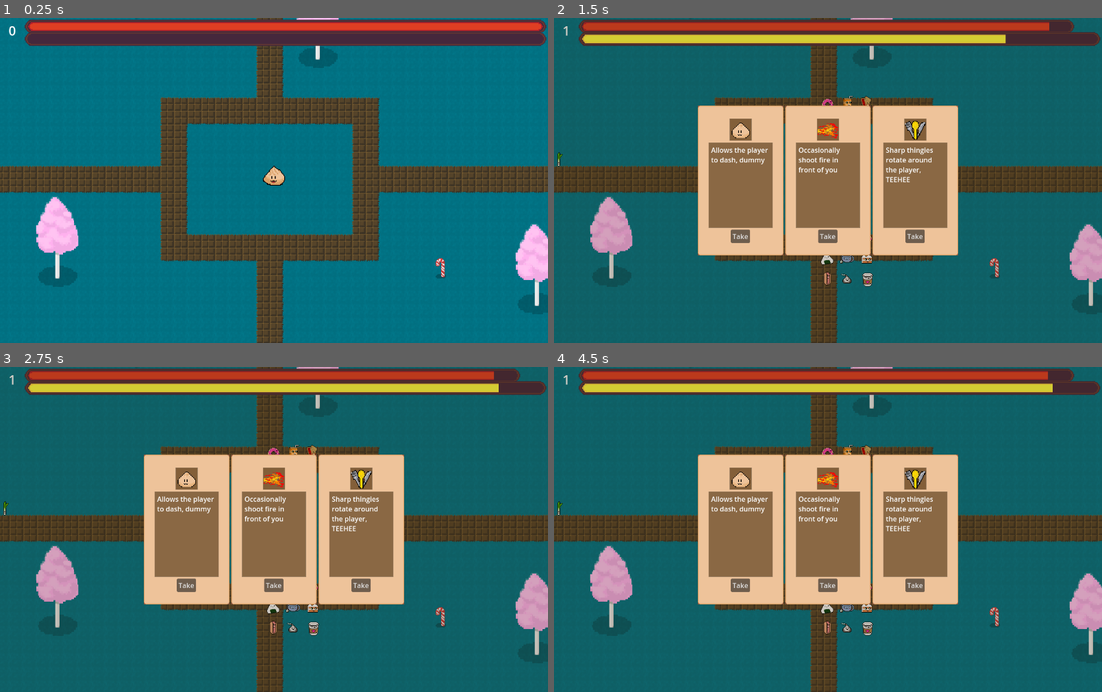
Above: before the commit, frames 1-4 (two rows, left to right).
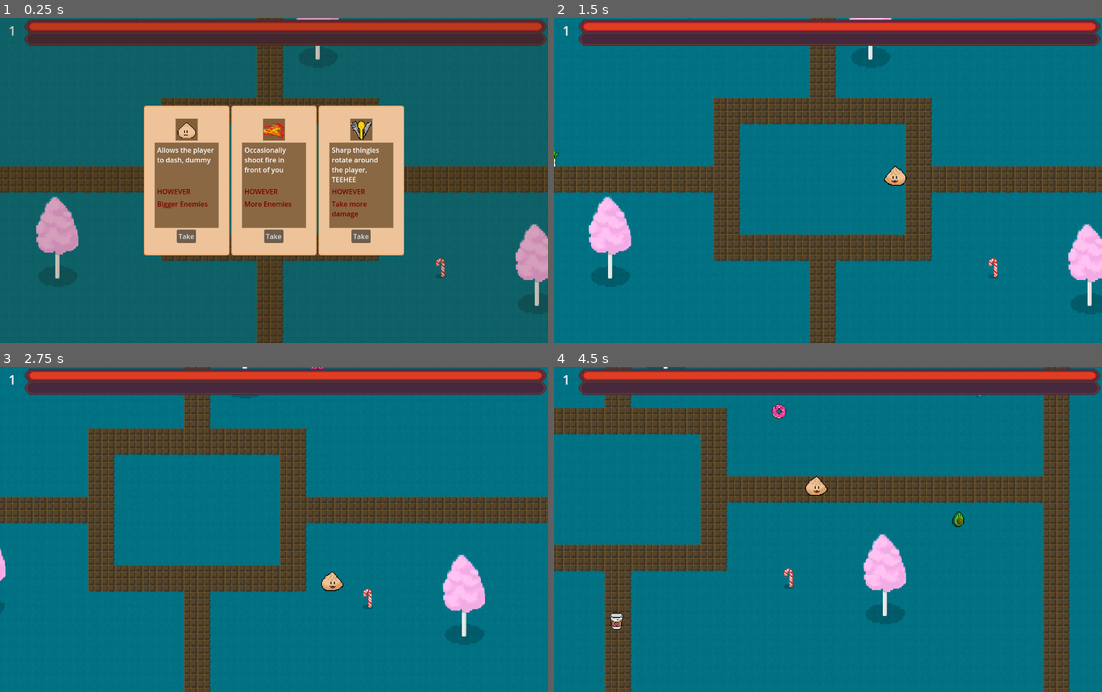
Above: after the commit, the same moments.

Repository: SteamedKoko/Gluttony
Game: Godot game, scene res://scenes/arena/arena.tscn
The game is run twice, just before and just after one commit, with the same random seed, the same clock (stepped at 60 frames per second) and the same inputs.
Inputs (mouse positions are in pixels of both pictures, inside the frame that each line leads up to):
- Up to frame 1 (0.25 s): no input
- Up to frame 2 (1.5 s): click (740, 235) at 0.5 s, where only the run after the commit has a clickable "Take"; hold F (right) from 1.28 s (still down); hold J (dash) from 1.28 s (still down)
- Up to frame 3 (2.75 s): release F (right) at 2.03 s; release J (dash) at 2.03 s; hold Down (down) from 2.03 s (still down); tap J (dash) at 2.1 s
- Up to frame 4 (4.5 s): release Down (down) at 2.78 s; hold F (right) 2.78-3.53 s; hold J (dash) 2.78-3.53 s; hold Up (up) 3.53-4.28 s; tap J (dash) at 3.6 s; hold S (left) from 4.28 s (still down); hold J (dash) from 4.28 s (still down)

The runs differ from the first frame. In frame 1, 85% of the frame differs, in the area x 0-100%, y 0-100%; in frame 2, 87%; in frame 3, 90%; in frame 4, 93%.

Commit message:
feat: buncha detriments

Diff:
--- a/components/hurt_box/hurt_box.gd
+++ b/components/hurt_box/hurt_box.gd
@@ -9,14 +9,16 @@
 signal took_damage(dmg)
 signal got_knocked_back(knockback)
 
+var damage_multiplyer: float = 1
+
 var is_invul: bool = false
 
 func try_receive_damage(damage: int, knockback: float) -> bool:
 	if is_invul:
 		return false
 
-	health.take_health(damage)
-	took_damage.emit(damage)
+	health.take_health(damage * damage_multiplyer)
+	took_damage.emit(damage * damage_multiplyer)
 
 	if knockback > 0:
 		got_knocked_back.emit(knockback)
@@ -34,8 +36,8 @@
 	damage_source_dictionary[key] = 0
 	var dmg_timer: SceneTreeTimer = get_tree().create_timer(dmg_cooldown)
 	dmg_timer.timeout.connect(remove_damage_timeout.bind(key))
-	health.take_health(damage)
-	took_damage.emit(damage)
+	health.take_health(damage * damage_multiplyer)
+	took_damage.emit(damage * damage_multiplyer)
 
 	if knockback > 0:
 		got_knocked_back.emit(knockback)
--- a/entities/monsters/base_monster.gd
+++ b/entities/monsters/base_monster.gd
@@ -1,20 +1,22 @@
 class_name BaseMonster
 extends CharacterBody2D
 
+static var default_scale: float = 1
+static var move_speed: float = 100
 
 @export var push_strength = 800
-@export var move_speed: float = 100
 @export var acceleration: float = 300
+@export var _exp_value: float = 10
 
 @onready var player = get_tree().get_first_node_in_group("player")
 @onready var soft_collision = $SoftCollision
 @onready var health: Health = $Health
 
 var move_speed_mult: float = 2
-var _exp_value: float = 10
 
 func _ready() -> void:
 	health.health_depleted.connect(perish)
+	scale =  default_scale * Vector2.ONE
 
 
 func _physics_process(_delta: float) -> void:
@@ -26,7 +28,7 @@
 		var direction = (player.global_position - global_position).normalized()
 		velocity = velocity.move_toward(direction * move_speed, acceleration * delta)
 
-	if soft_collision.is_colliding():
+	if soft_collision and soft_collision.is_colliding():
 		velocity += soft_collision.get_push_vector() * delta * push_strength
 
 	velocity.x = clamp(velocity.x, -move_speed * move_speed_mult, move_speed * move_speed_mult)
--- /dev/null
+++ b/entities/monsters/boss_monster.gd
@@ -0,0 +1,11 @@
+class_name BossMonster
+extends BaseMonster
+
+signal boss_died
+
+func _ready() -> void:
+	$Health.health_depleted.connect(perish)
+
+func perish():
+	boss_died.emit()
+	super.perish()
--- a/entities/monsters/consumable_monster.tscn
+++ b/entities/monsters/consumable_monster.tscn
@@ -27,7 +27,7 @@
 
 [node name="Attack" parent="." instance=ExtResource("3_8t66q")]
 collision_mask = 8
-damage = 5.0
+damage = 1.0
 
 [node name="CollisionShape2D" type="CollisionShape2D" parent="Attack"]
 shape = SubResource("RectangleShape2D_8t66q")
--- a/entities/monsters/kok.tscn
+++ b/entities/monsters/kok.tscn
@@ -1,6 +1,6 @@
 [gd_scene load_steps=10 format=3 uid="uid://bgis38s4c5bfa"]
 
-[ext_resource type="Script" uid="uid://x5fi2j5raf16" path="res://entities/monsters/sudo.gd" id="1_4cky5"]
+[ext_resource type="Script" uid="uid://x5fi2j5raf16" path="res://entities/monsters/boss_monster.gd" id="1_4cky5"]
 [ext_resource type="PackedScene" uid="uid://cd07nhfaef5cy" path="res://components/attack/attack.tscn" id="2_jfqvj"]
 [ext_resource type="PackedScene" uid="uid://dtqtnwsjxg55d" path="res://components/health/health.tscn" id="4_8l20j"]
 [ext_resource type="PackedScene" uid="uid://cy0ic1sihaot4" path="res://components/hurt_box/hurt_box.tscn" id="5_nc03i"]
@@ -15,7 +15,7 @@
 [node name="Kok" type="CharacterBody2D"]
 collision_layer = 4
 script = ExtResource("1_4cky5")
-move_speed = 150.0
+_exp_value = 300.0
 metadata/_custom_type_script = "uid://chbsh6fscghxc"
 
 [node name="Attack" parent="." instance=ExtResource("2_jfqvj")]
@@ -29,7 +29,7 @@
 shape = SubResource("RectangleShape2D_4cky5")
 
 [node name="Health" parent="." instance=ExtResource("4_8l20j")]
-max_health = 5000
+max_health = 50000
 
 [node name="HurtBox" parent="." node_paths=PackedStringArray("health") instance=ExtResource("5_nc03i")]
 collision_layer = 4
@@ -42,6 +42,8 @@
 
 [node name="SoftCollision" parent="." instance=ExtResource("6_gu0wj")]
 position = Vector2(-2.585, 11.37)
+collision_layer = 32
+collision_mask = 32
 
 [node name="DamageDisplay" parent="." instance=ExtResource("7_figvn")]
 
--- a/entities/monsters/sudo.gd
+++ /dev/null
@@ -1 +0,0 @@
-extends BaseMonster
--- a/entities/monsters/sudo.tscn
+++ b/entities/monsters/sudo.tscn
@@ -1,6 +1,6 @@
 [gd_scene load_steps=15 format=3 uid="uid://dg6xoauw5o1go"]
 
-[ext_resource type="Script" uid="uid://x5fi2j5raf16" path="res://entities/monsters/sudo.gd" id="1_rmyym"]
+[ext_resource type="Script" uid="uid://x5fi2j5raf16" path="res://entities/monsters/boss_monster.gd" id="1_rmyym"]
 [ext_resource type="Texture2D" uid="uid://ctmw0pdf7rc5n" path="res://entities/monsters/sprites/haxe_sa_sprite_sheet.png" id="2_0kqjh"]
 [ext_resource type="PackedScene" uid="uid://cd07nhfaef5cy" path="res://components/attack/attack.tscn" id="2_m524b"]
 [ext_resource type="PackedScene" uid="uid://dtqtnwsjxg55d" path="res://components/health/health.tscn" id="4_fjo18"]
@@ -51,7 +51,6 @@
 [node name="Sudo" type="CharacterBody2D"]
 collision_layer = 4
 script = ExtResource("1_rmyym")
-move_speed = 150.0
 metadata/_custom_type_script = "uid://chbsh6fscghxc"
 
 [node name="Attack" parent="." instance=ExtResource("2_m524b")]
@@ -75,7 +74,7 @@
 shape = SubResource("CircleShape2D_m524b")
 
 [node name="Health" parent="." instance=ExtResource("4_fjo18")]
-max_health = 1000
+max_health = 5000
 
 [node name="HurtBox" parent="." node_paths=PackedStringArray("health") instance=ExtResource("5_ox11x")]
 collision_layer = 4
@@ -88,6 +87,8 @@
 
 [node name="SoftCollision" parent="." instance=ExtResource("6_ox11x")]
 position = Vector2(-17.15, 74.04)
+collision_layer = 32
+collision_mask = 32
 
 [node name="DamageDisplay" parent="." instance=ExtResource("7_30gfk")]
 position = Vector2(-16.565, -9.08)
--- a/entities/player/player.gd
+++ b/entities/player/player.gd
@@ -5,7 +5,7 @@
 @export var damage_modifier: float = 1
 @export var max_health_lost_per_level: int = 5
 
-@export var exp_per_level: float = 10
+@export var exp_per_level: int = 10
 @export var exp_scaling: float = 3
 
 
@@ -23,28 +23,33 @@
 signal leveled_up
 signal gained_exp
 
-var current_exp: float:
+var current_exp: int:
 	set(val):
 		current_exp = val
 		gained_exp.emit()
-		if current_exp > next_level_experience:
+		if current_exp >= next_level_experience:
 			level_up()
 
-var current_level: int = 0
-var next_level_experience: float = 10
+var current_level: int = 1
+var next_level_experience: int = 10
 
 var is_facing_left: bool = true
 
 func _ready():
+	# for i in range(10):
+	# 	GlobalSkillManager.add_skill(GlobalSkillManager.skills.FIRE)
 	pass
 
 func level_up():
 	current_exp -= next_level_experience
 	current_level += 1
-	next_level_experience = pow(current_level, exp_scaling) + exp_per_level
+	next_level_experience = floor(pow(current_level, exp_scaling)) + exp_per_level
 	leveled_up.emit()
 	health.take_max_health(max_health_lost_per_level)
 
+
+func debuff_speed(amount_to_mult: float = .8):
+	speed *= amount_to_mult
 
 func get_movement():
 	if player_state == state.CHILLIN:
--- a/globals/game_manager.gd
+++ b/globals/game_manager.gd
@@ -13,9 +13,6 @@
 var spawned_mini_boss: bool = false
 var spawned_main_boss: bool = false
 
-var miniboss: Node2D
-var boss: Node2D
-
 var general_spawn_timer: Timer
 var batch_spawn_timer: Timer
 
@@ -27,33 +24,37 @@
 }
 
 func _ready() -> void:
-	print('loaded')
-	miniboss = sudo_resource.instantiate()
-	boss = kok_resource.instantiate()
+	# miniboss = sudo_resource.instantiate()
+	# boss = kok_resource.instantiate()
 
 	spawner = spawner_resource.instantiate()
 	add_child(spawner)
 
 	general_spawn_timer = Timer.new()
-	general_spawn_timer.wait_time = 1
+	general_spawn_timer.wait_time = .66
 	general_spawn_timer.autostart = true
 	general_spawn_timer.timeout.connect(_spawn_monster)
 	add_child(general_spawn_timer)
 
 	batch_spawn_timer = Timer.new()
-	batch_spawn_timer.wait_time = 1
+	batch_spawn_timer.wait_time = 10
 	batch_spawn_timer.autostart = true
 	batch_spawn_timer.timeout.connect(_spawn_batch_monsters)
 	add_child(batch_spawn_timer)
 
 
 
+func increase_spawn_speed():
+	general_spawn_timer.wait_time *= .66
+	batch_spawn_timer.wait_time *= .66
+
 func game_over():
-	pass
+	print('game done go home')
 
 func _spawn_batch_monsters():
 	var location: Vector2 = _get_spawn_location()
-	location -= (player.global_position.distance_to(location) * player.global_position.direction_to(location)) / 2
+	#spawn close to player for testing
+	# location -= (player.global_position.distance_to(location) * player.global_position.direction_to(location)) / 2
 	for row in range(batch_spawn_formation.get("rows")):
 		for col in range(batch_spawn_formation.get("columns")):
 			var sprite_enum = GlobalSpriteAssets.get_random_monster_enum()
@@ -73,17 +74,23 @@
 	var rand_y = randi_range(rand_y_positions[0], rand_y_positions[1])
 	return player.position + Vector2(rand_x_positions.pick_random(),rand_y)
 
-func _spawn_boss(_boss: Node2D):
+func _spawn_boss(boss_resource: Resource) -> BossMonster:
+	var boss_instance: BossMonster = boss_resource.instantiate()
 	var location: Vector2 = _get_spawn_location()
-	_boss.global_position = location
-	add_child(_boss)
+	boss_instance.global_position = location
+	add_child(boss_instance)
+	return boss_instance
+
+func _spawn_main_boss(boss_resource: Resource):
+		var spawned_boss = _spawn_boss(boss_resource)
+		spawned_boss.boss_died.connect(game_over)
 
 
 func _process(_delta: float) -> void:
 	if player.current_level >= 10 and not spawned_mini_boss:
 		spawned_mini_boss = true
-		_spawn_boss(miniboss)
+		_spawn_boss(sudo_resource)
 
 	if player.current_level >= 20 and not spawned_main_boss:
 		spawned_main_boss = true
-		_spawn_boss(boss)
+		_spawn_main_boss(kok_resource)
--- a/globals/skill_manager.gd
+++ b/globals/skill_manager.gd
@@ -13,13 +13,38 @@
 enum detriments { #todo all
 	TAKE_MORE_DAMAGE,
 	MOVE_SLOWER,
-	VACUUM,
+	# VACUUM,
 	MAKE_ENEMIES_BIGGER,
-	ENEMIES_SHOOT_DEATH_PELLETS,
-	MAKE_ENEMIES_FASTER
+	# ENEMIES_SHOOT_DEATH_PELLETS,
+	MAKE_ENEMIES_FASTER,
+	MORE_ENEMIES_SPAWN
 }
 
+	# take more damage
+	# move slower
+	# make enemies bigger
+	# make enemies faster
+	# more monsters spawn
+
 var active_skills = {}
+
+var ALL_DETRIMENTS = {
+	detriments.TAKE_MORE_DAMAGE: {
+		"name": "Take more damage"
+	},
+	detriments.MOVE_SLOWER: {
+		"name": "Move slower"
+	},
+	detriments.MAKE_ENEMIES_BIGGER: {
+		"name": "Bigger Enemies"
+	},
+	detriments.MAKE_ENEMIES_FASTER: {
+		"name": "Faster Enemies"
+	},
+	detriments.MORE_ENEMIES_SPAWN: {
+		"name": "More Enemies"
+	},
+}
 
 var ALL_SKILLS = {
 	# skills.AURA: {
@@ -54,9 +79,17 @@
 	}
 }
 
+
 func get_skill(skill_enum: skills) -> Dictionary:
 	return ALL_SKILLS.get(skill_enum)
 
+func get_detriment(detriment_enum: detriments) -> Dictionary:
+	return ALL_DETRIMENTS.get(detriment_enum)
+
+func get_random_detriments(numberToGrab: int) -> Array:
+	var d = detriments.keys()
+	d.shuffle()
+	return d.slice(0, min(numberToGrab, d.size()))
 
 func get_random_skills(numberToGrab: int) -> Array:
 	var to_shuffle = []
@@ -71,6 +104,22 @@
 	return to_shuffle.slice(0, min(numberToGrab, to_shuffle.size()))
 
 
+func add_detriment(detriment_enum: detriments) -> void:
+	match detriment_enum:
+		detriments.MAKE_ENEMIES_BIGGER:
+			BaseMonster.default_scale *= 1.2
+		detriments.MOVE_SLOWER:
+			GameManager.player.debuff_speed()
+		detriments.TAKE_MORE_DAMAGE:
+			GameManager.player.hurt_box.damage_multiplyer += 1
+		detriments.MAKE_ENEMIES_FASTER:
+			BaseMonster.move_speed *= 1.25
+		detriments.MORE_ENEMIES_SPAWN:
+			GameManager.increase_spawn_speed()
+
+
+
+
 func add_skill(skill_enum: skills) -> void:
 	var skill: BaseSkill = active_skills.get(skill_enum)
 	if skill:
--- a/ui/exp_bar/exp_bar.gd
+++ b/ui/exp_bar/exp_bar.gd
@@ -12,7 +12,6 @@
     var tween: Tween = create_tween()
 
     tween.tween_property(progress, "value", GameManager.player.current_exp, .2)
-    print("value: %s, max: %s" % [progress.value, progress.max_value])
 
 
 
--- a/ui/level_up_menu/level_up_menu.gd
+++ b/ui/level_up_menu/level_up_menu.gd
@@ -8,6 +8,7 @@
 func _ready() -> void:
 	GameManager.player.leveled_up.connect(func (): levels_left += 1)
 	visible = false
+	opt_for_skill()
 
 
 func opt_for_skill() -> void:
@@ -18,13 +19,14 @@
 	self.visible = true
 
 
-func finish_skill_choice(skill: GlobalSkillManager.skills) -> void:
+func finish_skill_choice(skill: GlobalSkillManager.skills, detriment: GlobalSkillManager.detriments) -> void:
 	self.visible = false
 	for child in %SkillOptionContainer.get_children():
 		child.call_deferred('queue_free')
 
 	levels_left = max(0, levels_left-1)
 	GlobalSkillManager.add_skill(skill)
+	GlobalSkillManager.add_detriment(detriment)
 
 	if levels_left > 0:
 		opt_for_skill()
@@ -34,9 +36,12 @@
 
 func populate_random_skills():
 	var skills = GlobalSkillManager.get_random_skills(skill_options_to_add)
+	var detriments = GlobalSkillManager.get_random_detriments(skill_options_to_add)
+
 	for skill in skills:
 		var option: SkillOption = skill_option_resource.instantiate()
 		option.skill = GlobalSkillManager.skills.get(skill)
+		option.detriment = GlobalSkillManager.detriments.get(detriments.pop_back())
 		option.chose_skill.connect(finish_skill_choice)
 		%SkillOptionContainer.add_child(option)
 
--- a/ui/level_up_menu/skill_option.gd
+++ b/ui/level_up_menu/skill_option.gd
@@ -2,12 +2,15 @@
 extends MarginContainer
 
 var skill: GlobalSkillManager.skills
+var detriment: GlobalSkillManager.detriments
 
 signal chose_skill(skill: GlobalSkillManager.skills)
 
 func _ready() -> void:
 	var skill_info = GlobalSkillManager.get_skill(skill)
+	var detriment_info = GlobalSkillManager.get_detriment(detriment)
 	%SkillSprite.texture = skill_info.get("icon")
 	%SkillDescription.text = skill_info.get("description")
+	%DetrimentDescription.text = detriment_info.get("name")
 	%TakeSkillButton.text = "Take"
-	%TakeSkillButton.pressed.connect(func(): chose_skill.emit(skill))
+	%TakeSkillButton.pressed.connect(func(): chose_skill.emit(skill, detriment))
--- a/ui/level_up_menu/skill_option.tscn
+++ b/ui/level_up_menu/skill_option.tscn
@@ -122,9 +122,36 @@
 theme_override_constants/margin_right = 5
 theme_override_constants/margin_bottom = 5
 
-[node name="SkillDescription" type="RichTextLabel" parent="NinePatchRect/MarginContainer/VBoxContainer/SkillIconContainer2/ColorRect2/ColorRect/MarginContainer"]
+[node name="VBoxContainer" type="VBoxContainer" parent="NinePatchRect/MarginContainer/VBoxContainer/SkillIconContainer2/ColorRect2/ColorRect/MarginContainer"]
+layout_mode = 2
+
+[node name="MarginContainer" type="MarginContainer" parent="NinePatchRect/MarginContainer/VBoxContainer/SkillIconContainer2/ColorRect2/ColorRect/MarginContainer/VBoxContainer"]
+layout_mode = 2
+size_flags_vertical = 3
+size_flags_stretch_ratio = 1.5
+
+[node name="SkillDescription" type="RichTextLabel" parent="NinePatchRect/MarginContainer/VBoxContainer/SkillIconContainer2/ColorRect2/ColorRect/MarginContainer/VBoxContainer/MarginContainer"]
 unique_name_in_owner = true
 layout_mode = 2
+
+[node name="MarginContainer3" type="MarginContainer" parent="NinePatchRect/MarginContainer/VBoxContainer/SkillIconContainer2/ColorRect2/ColorRect/MarginContainer/VBoxContainer"]
+custom_minimum_size = Vector2(0, 25)
+layout_mode = 2
+
+[node name="RichTextLabel" type="RichTextLabel" parent="NinePatchRect/MarginContainer/VBoxContainer/SkillIconContainer2/ColorRect2/ColorRect/MarginContainer/VBoxContainer/MarginContainer3"]
+layout_mode = 2
+theme_override_colors/default_color = Color(0.481273, 1.09497e-06, 2.40654e-07, 1)
+text = "HOWEVER
+"
+
+[node name="MarginContainer2" type="MarginContainer" parent="NinePatchRect/MarginContainer/VBoxContainer/SkillIconContainer2/ColorRect2/ColorRect/MarginContainer/VBoxContainer"]
+layout_mode = 2
+size_flags_vertical = 3
+
+[node name="DetrimentDescription" type="RichTextLabel" parent="NinePatchRect/MarginContainer/VBoxContainer/SkillIconContainer2/ColorRect2/ColorRect/MarginContainer/VBoxContainer/MarginContainer2"]
+unique_name_in_owner = true
+layout_mode = 2
+theme_override_colors/default_color = Color(0.482353, 0, 0, 1)
 
 [node name="AcceptSkillContainer" type="MarginContainer" parent="NinePatchRect/MarginContainer/VBoxContainer"]
 layout_mode = 2
Renamed: entities/monsters/sudo.gd.uid -> entities/monsters/boss_monster.gd.uid
